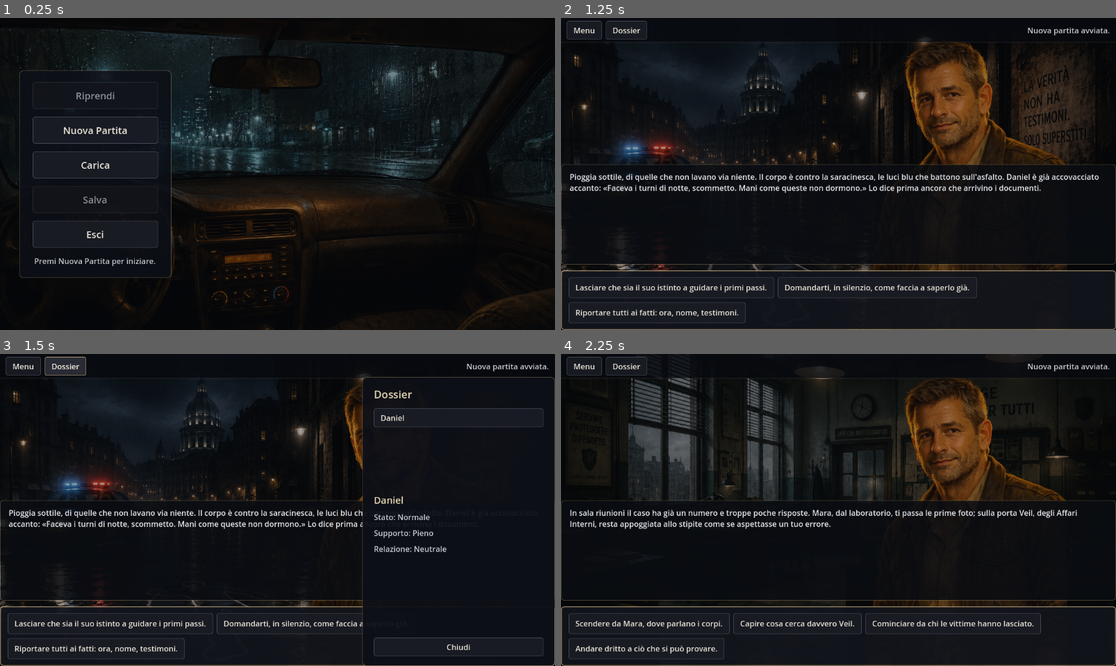
Above: before the commit, frames 1-4 (two rows, left to right).
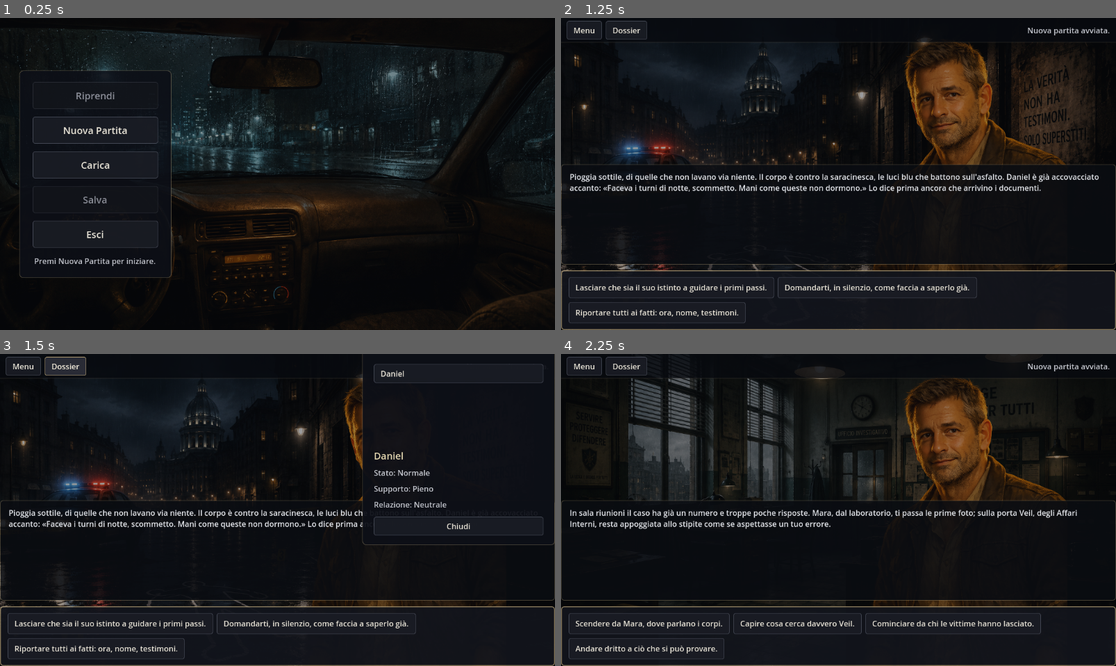
Above: after the commit, the same moments.

Repository: torsifranci2006-ship-it/gioco-test
Game: Godot game, scene res://scenes/main.tscn
Two runs of this game, one before a commit and one after it. Both use one fixed random seed, a clock stepped at 60 frames per second and the inputs below.
Inputs:
- Up to frame 1 (0.25 s): no input
- Up to frame 2 (1.25 s): click "Nuova Partita" at 0.5 s
- Up to frame 3 (1.5 s): click "Dossier" at 1.25 s
- Up to frame 4 (2.25 s): click "Lasciare che sia il suo istin…" at 2 s

Frames 1-2 are identical in both runs. In frame 3, 2.8% of the frame differs, in the area x 65-100%, y 0-100%; in frame 4, nothing differs.

Commit message:
Migliorato sistema dossier

Diff:
--- a/scenes/main.tscn
+++ b/scenes/main.tscn
@@ -526,7 +526,7 @@
 offset_left = -400.0
 offset_top = 48.0
 offset_right = 0.0
-offset_bottom = 0.0
+offset_bottom = -240.0
 grow_horizontal = 0
 grow_vertical = 2
 theme_override_styles/panel = SubResource("sb_ending")
--- a/src/ui/main.gd
+++ b/src/ui/main.gd
@@ -103,6 +103,9 @@
 	_menu_button.pressed.connect(_on_menu)
 	_dossier_button.pressed.connect(_on_open_dossier)
 	_dossier_close_button.pressed.connect(_on_dossier_close)
+	# La sidebar Dossier deve terminare sul bordo superiore di BottomArea, la cui altezza è
+	# dinamica (testo + scelte): la ri-allineiamo a ogni resize di BottomArea (e della finestra).
+	_bottom_area.resized.connect(_sync_dossier_height)
 	_exit_confirm_button.pressed.connect(_on_exit_confirm)
 	_exit_cancel_button.pressed.connect(_on_exit_cancel)
 	_load_cancel_button.pressed.connect(_on_panel_cancel)
@@ -313,12 +316,19 @@
 ## "Dossier" (in gioco): apre la sidebar con i personaggi incontrati. Non tocca il motore e
 ## NON nasconde TopBar/BottomArea: la partita resta visibile dietro la sidebar.
 func _on_open_dossier() -> void:
+	_sync_dossier_height()   # allinea il fondo della sidebar a BottomArea già prima di mostrarla
 	_populate_dossier()
 	_dossier_panel.visible = true
 
 ## "Chiudi": nasconde la sidebar lasciando la partita esattamente com'è.
 func _on_dossier_close() -> void:
 	_dossier_panel.visible = false
+
+## Allinea il bordo INFERIORE della sidebar Dossier al bordo SUPERIORE di BottomArea (zona scena).
+## BottomArea è ancorata in basso e cresce verso l'alto: la sua altezza renderizzata (size.y) varia
+## con testo e scelte, quindi un offset fisso sarebbe fragile. Leggiamo l'altezza reale a runtime.
+func _sync_dossier_height() -> void:
+	_dossier_panel.offset_bottom = -_bottom_area.size.y
 
 ## Popola la lista a sinistra dai dati (già privi di spoiler) forniti da Game; mostra il primo.
 func _populate_dossier() -> void:
Not shown, changed: docs/ui.md
